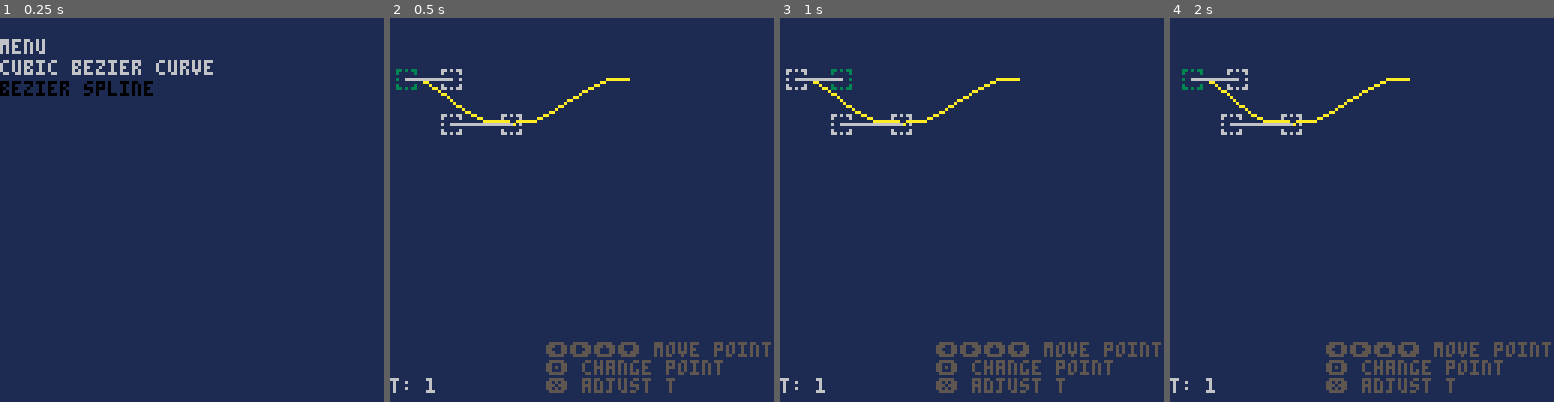
Above: before the commit, frames 1-4 (left to right).
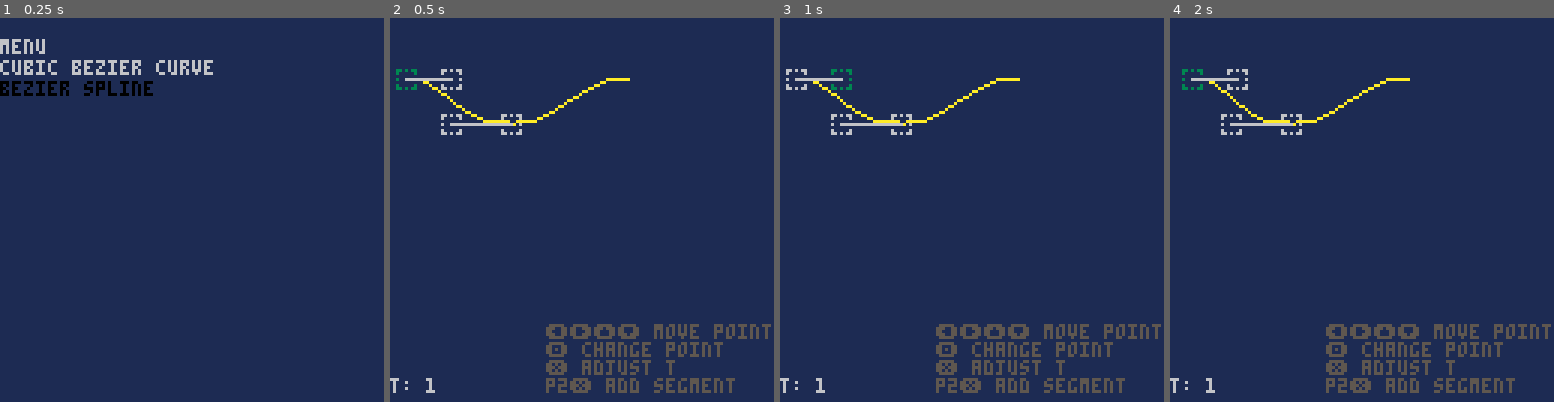
Above: after the commit, the same moments.

Repository: ajbowen249/pico-8-bezier
Game: PICO-8 cartridge bezier.p8
Two runs of this game, one before a commit and one after it. Both use one fixed random seed, a clock stepped at 60 frames per second and the inputs below.
Inputs:
- Up to frame 1 (0.25 s): no input
- Up to frame 2 (0.5 s): tap X (X key) at 0.33 s
- Up to frame 3 (1 s): tap O (Z key) at 0.7 s
- Up to frame 4 (2 s): tap X (X key) at 1.07, 1.85 s; hold Right from 1.6 s (still down); hold P2 Left from 1.6 s (still down); tap O (Z key) at 1.7 s

Frame 1 is identical in both runs. In frame 2, 3.4% of the frame differs, in the area x 40-100%, y 79-98%; in frame 3, 3.4%; in frame 4, 3.4%.

Commit message:
add segments

Diff:
--- a/bezier.p8
+++ b/bezier.p8
@@ -110,6 +110,10 @@
   }
 end
 
+function add_bez_spline_segment(spline, curve)
+  spline.curves[#spline.curves + 1] = curve
+end
+
 function calc_bez_spline_state(spline)
   return {
     spline = spline,
@@ -144,8 +148,8 @@
 
   for curve_i,curve in ipairs(spline.curves) do
     for i = 1, 4, 1 do
-      local point = get_bez_point(curve, i)
-      str = str .. point.x .. "," .. point.y
+      local p = get_bez_point(curve, i)
+      str = str .. p.x .. "," .. p.y
       if i < 4 then
         str = str .. ","
       end
@@ -187,8 +191,8 @@
 -->8
 -- general draw functions
 function draw_points(points, col)
-  for _, point in ipairs(points) do
-    pset(point.x, point.y, col)
+  for _, p in ipairs(points) do
+    pset(p.x, p.y, col)
   end
 end
 
@@ -200,20 +204,20 @@
 
 function draw_vector_line(points_groups, col)
   for _, group in ipairs(points_groups) do
-    for i, point in ipairs(group.points) do
+    for i, p in ipairs(group.points) do
       if i < #group.points then
         local next = group.points[i + 1]
-        line(point.x, point.y, next.x, next.y, col)
+        line(p.x, p.y, next.x, next.y, col)
       end
     end
   end
 end
 
-function draw_control_point(point, selected)
+function draw_control_point(p, selected)
   spr(
     selected and 2 or 1,
-    point.x - 3,
-    point.y - 3
+    p.x - 3,
+    p.y - 3
   )
 end
 
@@ -293,22 +297,22 @@
         cbds.bez.p3,
       }
 
-      local point = points[cbds.selected_control_point + 1]
+      local p = points[cbds.selected_control_point + 1]
 
       if btn(0) then
-        point.x -= mincr
+        p.x -= mincr
       end
 
       if btn(1) then
-        point.x += mincr
+        p.x += mincr
       end
 
       if btn(2) then
-        point.y -= mincr
+        p.y -= mincr
       end
 
       if btn(3) then
-        point.y += mincr
+        p.y += mincr
       end
     elseif cbds.mode == 1 then
         if btn(0) then
@@ -362,9 +366,10 @@
 
 function bsds_draw_help(cur_mode)
   if cur_mode == 0 then
-    print("⬅️➡️⬆️⬇️ move point", 52, 108, 5)
-    print("🅾️ change point", 52, 114, 5)
-    print("❎ adjust t", 52, 120, 5)
+    print("⬅️➡️⬆️⬇️ move point", 52, 102, 5)
+    print("🅾️ change point", 52, 108, 5)
+    print("❎ adjust t", 52, 114, 5)
+    print("p2❎ add segment", 52, 120, 5)
   elseif cur_mode == 1 then
     print("⬅️➡️ -/+" .. bsds.set_increment_value, 62, 96, 5)
     print("⬇️⬆️ -/+" .. bsds.set_increment_value * 5, 62, 102, 5)
@@ -413,7 +418,7 @@
       local curve_idx = bsds.selected_curve
       local point_idx = bsds.selected_control_point
 
-      local point = get_bez_point(bsds.spline.curves[bsds.selected_curve], point_idx)
+      local editing_point = get_bez_point(bsds.spline.curves[bsds.selected_curve], point_idx)
       local impact_type = nil
       local impacted_points = {}
       if point_idx == 1 then
@@ -449,7 +454,7 @@
       end
 
       if btn(0) then
-        point.x -= mincr
+        editing_point.x -= mincr
 
         map(impacted_points, function(impacted_point)
           if impact_type == point_pin then
@@ -461,7 +466,7 @@
       end
 
       if btn(1) then
-        point.x += mincr
+        editing_point.x += mincr
 
         map(impacted_points, function(impacted_point)
           if impact_type == point_pin then
@@ -473,7 +478,7 @@
       end
 
       if btn(2) then
-        point.y -= mincr
+        editing_point.y -= mincr
 
         map(impacted_points, function(impacted_point)
           if impact_type == point_pin then
@@ -485,7 +490,7 @@
       end
 
       if btn(3) then
-        point.y += mincr
+        editing_point.y += mincr
 
         map(impacted_points, function(impacted_point)
           if impact_type == point_pin then
@@ -494,6 +499,23 @@
             impacted_point.y -= mincr
           end
         end)
+      end
+
+      if btnp(5, 1) then
+        local end_point = get_bez_point(bsds.spline.curves[#bsds.spline.curves], 4)
+        local end_control = get_bez_point(bsds.spline.curves[#bsds.spline.curves], 3)
+        local rise = end_point.y - end_control.y
+        local run = end_point.x - end_control.x
+        local next_control = point(end_point.x + run, end_point.y + rise)
+        add_bez_spline_segment(bsds.spline, cub_bezier(
+          point(end_point.x, end_point.y),
+          point(next_control.x, next_control.y),
+          point(next_control.x + (run / 2), next_control.y + (rise / 2)),
+          point(next_control.x + run, next_control.y + rise)
+        ))
+
+        bsds.selected_curve = #bsds.spline.curves
+        bsds.selected_control_point = 1
       end
     elseif bsds.mode == 1 then
         if btn(0) then
